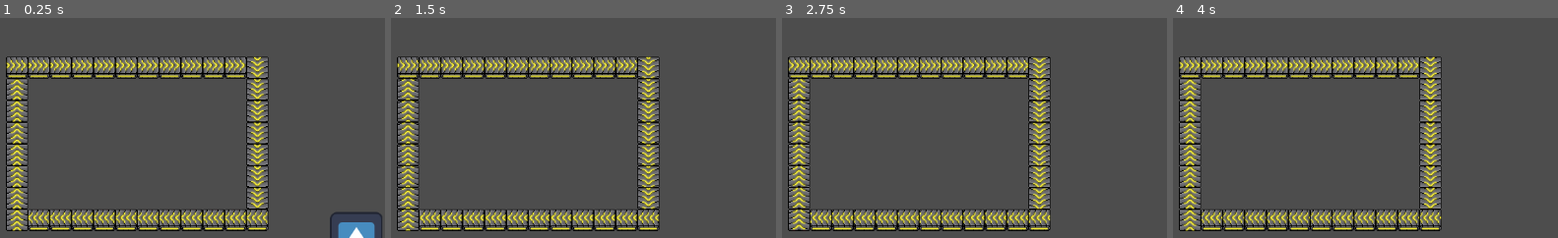
Above: before the commit, frames 1-4 (left to right).
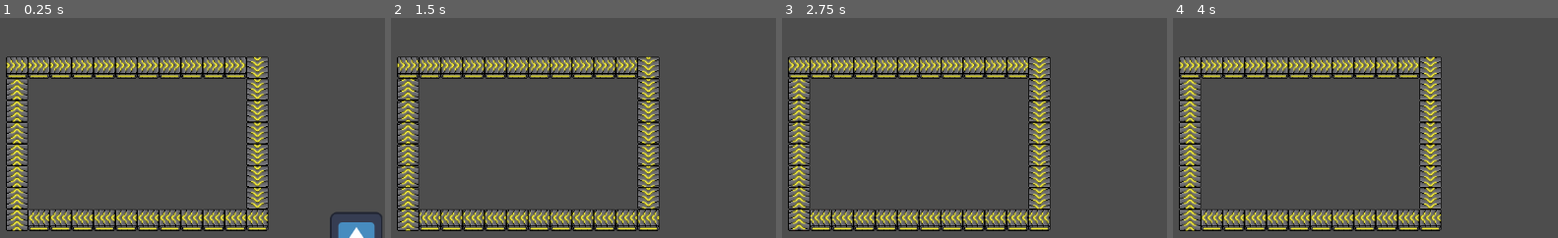
Above: after the commit, the same moments.

Repository: BlackBarman/GMTKJAM2025
Game: Godot game, scene res://Scenes/game_tapiro.tscn
Two runs of this game, one before a commit and one after it. Both use one fixed random seed, a clock stepped at 60 frames per second and the inputs below. The engine's default icon, where the game draws it, is replaced by a stand-in: a white triangle on a blue panel in a dark square.
Inputs:
- Up to frame 1 (0.25 s): no input
- Up to frame 2 (1.5 s): hold Right (ui_right) 0.53-1.28 s; hold Down (ui_down) from 1.28 s (still down)
- Up to frame 3 (2.75 s): release Down (ui_down) at 2.03 s; hold Right (ui_right) from 2.03 s (still down)
- Up to frame 4 (4 s): release Right (ui_right) at 2.78 s; hold Up (ui_up) 2.78-3.53 s; hold Left (ui_left) from 3.53 s (still down)
The pictures show only the part of the screen within x 0-50%, y 6-56%; the shares and areas given below are measured in that part.

The runs differ from the first frame. In frame 1, 3.3% of the frame differs, in the area x 7-70%, y 87-97%; in frame 2, 3.7%; in frame 3, 3.8%; in frame 4, 4.0%.

Commit message:
additional physics improvments
now the shape stops immediately or almost immediately after being pushed, making it feel more controllable

Diff:
--- a/workingtitle/Assets/Tales Animated/tale_left.tscn
+++ b/workingtitle/Assets/Tales Animated/tale_left.tscn
@@ -63,7 +63,7 @@
 }],
 "loop": true,
 "name": &"default",
-"speed": 5.0
+"speed": 30.0
 }]
 
 [node name="tale_left" type="AnimatedSprite2D"]
--- a/workingtitle/Scenes/player.gd
+++ b/workingtitle/Scenes/player.gd
@@ -8,7 +8,12 @@
 
 var direction: Vector2 = Vector2.ZERO  # Direzione di input
 
+func _ready() -> void:
+	physics_interpolation_mode = Node.PHYSICS_INTERPOLATION_MODE_ON
+
+
 func _physics_process(delta: float) -> void:
+
 	# 1. Ottieni l'input (8 direzioni)
 	direction.x = Input.get_axis("ui_left", "ui_right")
 	direction.y = Input.get_axis("ui_up", "ui_down")
--- a/workingtitle/shape.tscn
+++ b/workingtitle/shape.tscn
@@ -12,15 +12,14 @@
 
 [node name="RigidBody2D" type="RigidBody2D"]
 scale = Vector2(0.998393, 1)
-mass = 20.0
 physics_material_override = SubResource("PhysicsMaterial_t2h0s")
 gravity_scale = 0.0
 inertia = 1000.0
 continuous_cd = 2
 contact_monitor = true
 max_contacts_reported = 5
-linear_damp_mode = 1
-angular_damp = 100.0
+linear_damp = 20.0
+angular_damp = 75.0
 script = ExtResource("1_17iwj")
 
 [node name="CollisionShape2D" type="CollisionShape2D" parent="."]
